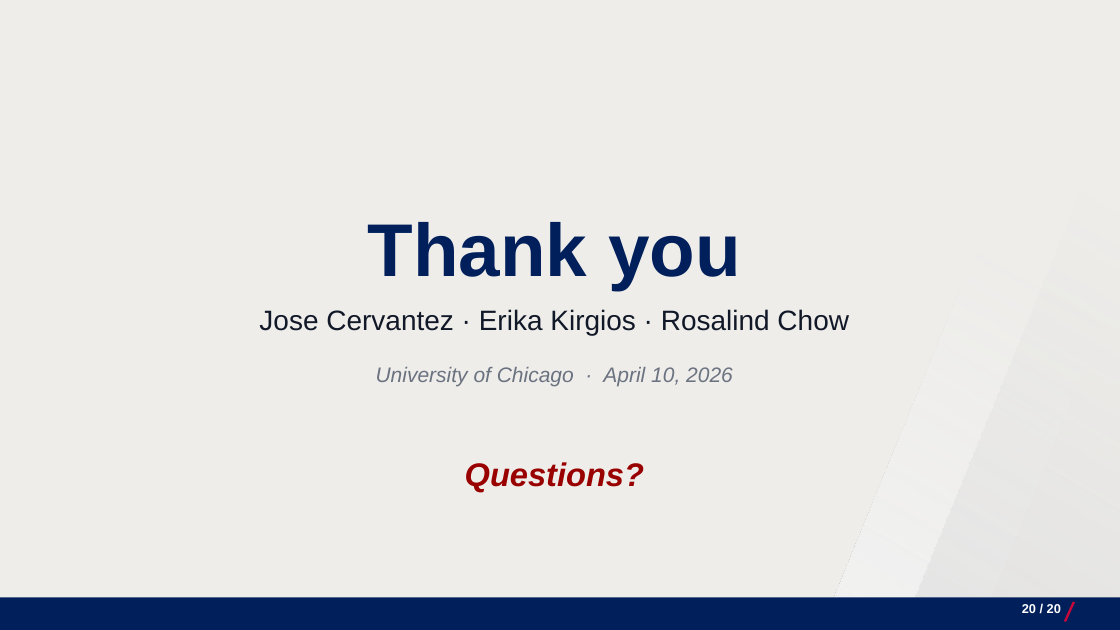
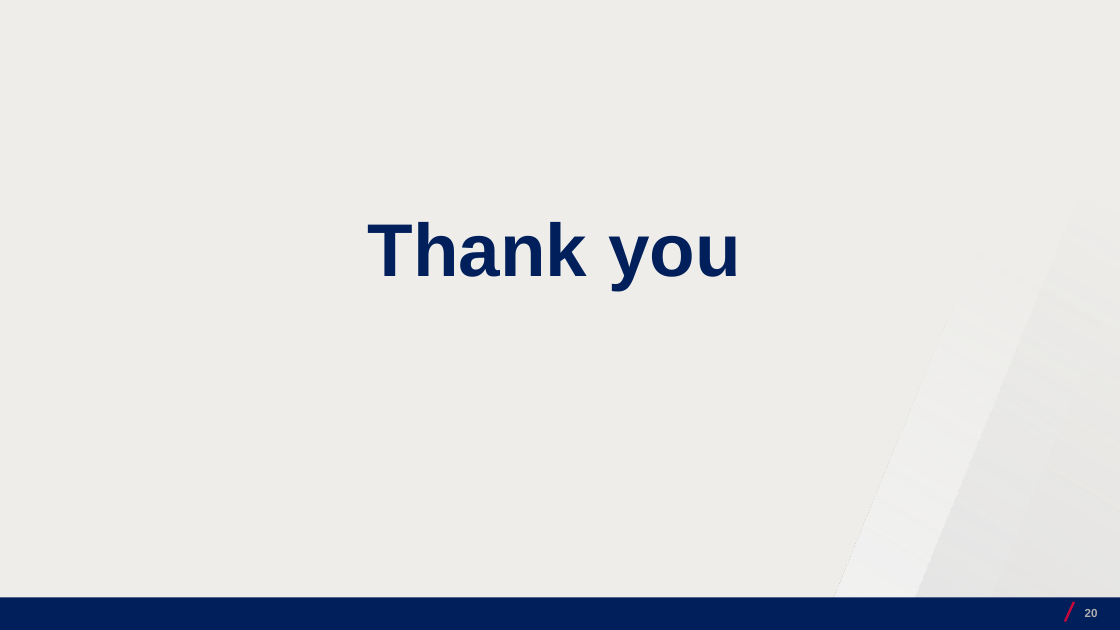
Before and after one commit to josecerv/sponsorship-network, a slide deck: slide 20 of docs/UChicago-0410.pptx. Drawn at 1120x630 pixels with LibreOffice and Linux fonts; fonts in the diff are those of the drawing; background and template pictures are left out. Boxes give left, top, right and bottom in pixels: in the first picture for what was removed or moved away, otherwise in the second. Text is boxed around its words. In the diff, an @@ line names an element or a change of style, - is before the commit and + after.

```diff
--- a/docs/UChicago-0410.pptx
+++ b/docs/UChicago-0410.pptx
@@ text removed at (259,309,849,335) @@
-Jose Cervantez · Erika Kirgios · Rosalind Chow
@@ text removed at (376,367,733,386) @@
-University of Chicago · April 10, 2026
@@ text removed at (465,462,644,492) @@
-Questions?
@@ page number at (1085,609,1098,617): text changed; size 11 to 10 pt; text colour #FFFFFF to #AFAFAF @@
-20 / 20
+20
```
Also in this commit, not shown: 17 other slides changed, 2 slides added, 2 slides removed, 28 other files.
